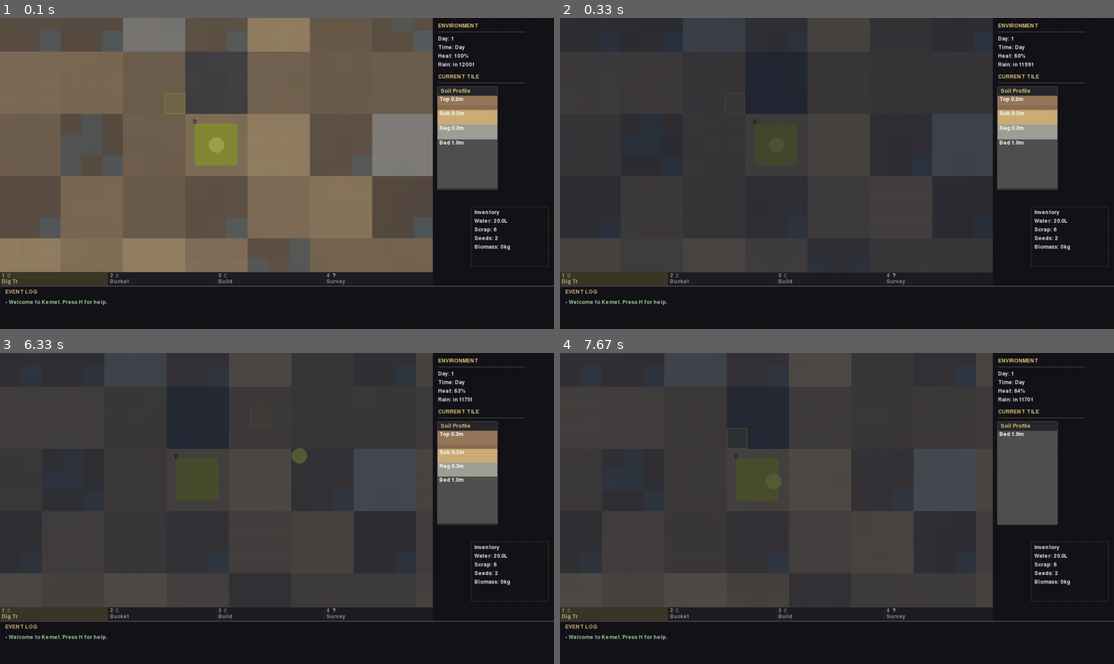
Above: before the commit, frames 1-4 (two rows, left to right).
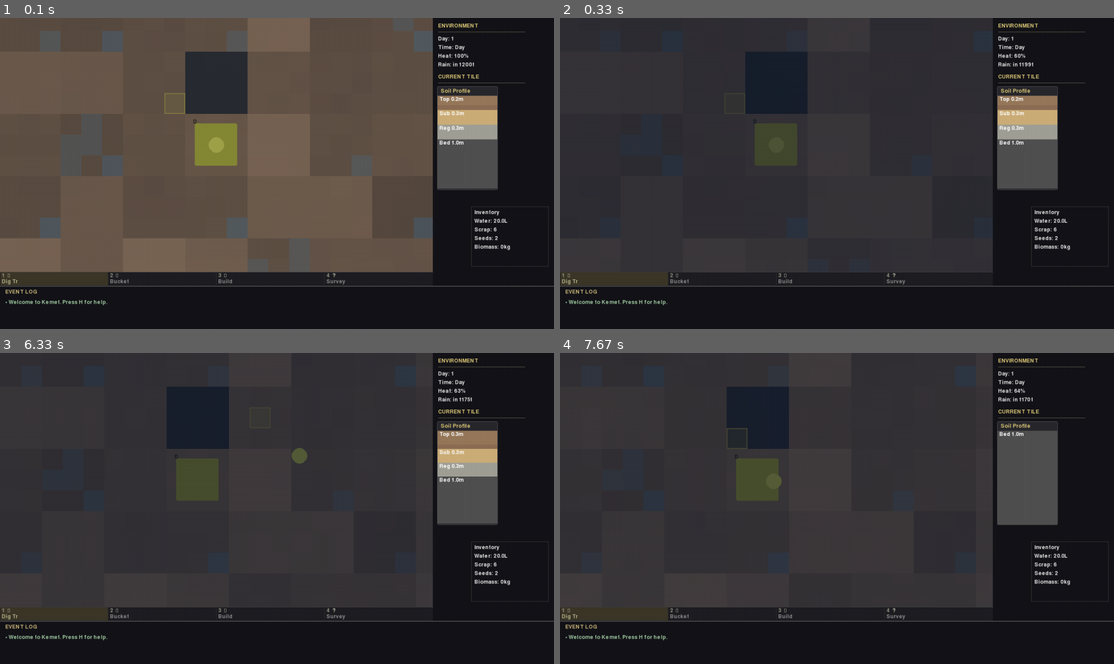
Above: after the commit, the same moments.

Repository: TimPasquini/Kemet
Game: pygame game, started from pygame_runner.py
Same seed, same stepped clock (60 frames per second), same inputs: the game is played once before the commit and once after it.
Inputs:
- Up to frame 1 (0.1 s): no input
- Up to frame 2 (0.33 s): no input
- Up to frame 3 (6.33 s): hold D 0.33-0.8 s; hold W 0.83-1.13 s; hold D 1.17-1.63 s; hold A 1.67-2.2 s; hold S 2.23-2.53 s; hold A 2.57-2.97 s; hold W 3-3.37 s; hold D 3.4-4.03 s; hold S 4.07-4.43 s; hold A 4.47-4.93 s; hold D 4.97-5.43 s; hold W 5.47-5.77 s; hold D 5.8-6.27 s; hold A from 6.3 s (still down)
- Up to frame 4 (7.67 s): release A at 6.83 s; hold S 6.87-7.17 s; hold A 7.2-7.6 s; hold W from 7.63 s (still down)

The runs differ from the first frame. In frame 1, 14% of the frame differs, in the area x 0-79%, y 0-82%; in frame 2, less than 0.1%; in frame 3, 2.0%; in frame 4, 2.1%.

Commit message:
refactor: Implement computed appearance system (Unified Layer Phase 1)
- Add surface_state.py with SurfaceAppearance and compute_surface_appearance()
- Remove SubSquare.biome field - visuals now computed from terrain/water/organics
- Update color_for_subsquare() to use computed appearance instead of stored biome
- Remove biome-setting code from mapgen.py (Tile.__post_init__, set_all_biomes)
- Add unified water access helpers (get_tile_total_water, etc.)

The appearance system computes visual state from:
- Exposed material (from terrain column)
- Surface water amount (tints toward blue)
- Organics layer depth (blends toward humus color)

Future factors planned: humidity, neighbors, structures

🤖 Generated with [Claude Code](https://claude.com/claude-code)

Co-Authored-By: Claude Opus 4.5 <noreply@anthropic.com>

Diff:
--- a/mapgen.py
+++ b/mapgen.py
@@ -37,9 +37,14 @@
 
 @dataclass
 class TileType:
-    """Definition of a biome/tile type with its properties."""
+    """Simulation properties for a tile type.
+
+    Tile types define how tiles behave in simulation (evaporation, water
+    capacity). Visual rendering is handled separately via surface_state.py
+    based on terrain materials and environmental factors.
+    """
     name: str
-    char: str       # ASCII character for text rendering
+    char: str       # ASCII character for text rendering (debug)
     evap: int       # Base evaporation rate
     capacity: int   # Water holding capacity
     retention: int  # Water retention percentage
@@ -60,12 +65,8 @@
 # Tile Class
 # =============================================================================
 
-def _create_default_subgrid(biome: str = "flat") -> List[List[SubSquare]]:
-    """Create a 3x3 subgrid with slight elevation variation.
-
-    Args:
-        biome: Initial biome for all sub-squares (inherited from tile during generation)
-    """
+def _create_default_subgrid() -> List[List[SubSquare]]:
+    """Create a 3x3 subgrid with slight elevation variation."""
     subgrid = []
     for sx in range(SUBGRID_SIZE):
         row = []
@@ -73,7 +74,7 @@
             # Small random elevation offset to create micro-terrain
             # Range: -0.05 to +0.05 meters
             offset = random.uniform(-0.05, 0.05)
-            row.append(SubSquare(biome=biome, elevation_offset=offset))
+            row.append(SubSquare(elevation_offset=offset))
         subgrid.append(row)
     return subgrid
 
@@ -87,11 +88,11 @@
     The subgrid allows water to flow at higher resolution and enables
     buildings to span partial tiles.
 
-    Note: `kind` is kept for backwards compatibility and represents the
-    "dominant" biome for simulation purposes. Individual sub-squares have
-    their own biome which can vary within the tile.
-    """
-    kind: str                           # Dominant biome (for simulation compatibility)
+    The `kind` field determines simulation properties (evaporation rate,
+    water capacity) via TILE_TYPES lookup. Visual rendering is computed
+    from terrain materials and environmental state via surface_state.py.
+    """
+    kind: str                           # Tile type for simulation (evap, capacity, etc.)
     terrain: TerrainColumn              # Soil layers and elevation
     water: WaterColumn                  # Water storage
     surface: SurfaceTraits              # Surface features (trench, etc.)
@@ -100,13 +101,6 @@
     moisture_history: List[int] = field(default_factory=list)
     subgrid: List[List[SubSquare]] = field(default_factory=_create_default_subgrid)
 
-    def __post_init__(self):
-        """Initialize sub-square biomes to match tile's dominant biome."""
-        for row in self.subgrid:
-            for subsquare in row:
-                if subsquare.biome == "flat":  # Only if still default
-                    subsquare.biome = self.kind
-
     @property
     def elevation(self) -> float:
         """Surface elevation in meters."""
@@ -134,13 +128,6 @@
     def get_subsquare_elevation(self, local_x: int, local_y: int) -> float:
         """Get absolute elevation of a subsquare in meters."""
         return self.elevation + self.subgrid[local_x][local_y].elevation_offset
-
-    def set_all_biomes(self, biome: str) -> None:
-        """Set the biome for all sub-squares in this tile."""
-        self.kind = biome
-        for row in self.subgrid:
-            for subsquare in row:
-                subsquare.biome = biome
 
 
 # =============================================================================
--- a/render/colors.py
+++ b/render/colors.py
@@ -5,6 +5,7 @@
 from typing import TYPE_CHECKING, Tuple, cast
 
 from ground import MATERIAL_LIBRARY
+from surface_state import compute_surface_appearance
 from config import (
     BIOME_COLORS,
     ELEVATION_BRIGHTNESS_MIN,
@@ -15,6 +16,7 @@
 
 if TYPE_CHECKING:
     from main import GameState
+    from subgrid import SubSquare
 
 Color = Tuple[int, int, int]
 
@@ -82,27 +84,27 @@
 
 
 def color_for_subsquare(
-    biome: str,
+    subsquare: "SubSquare",
     subsquare_elevation: float,
     tile,
     elevation_range: Tuple[float, float]
 ) -> Color:
-    """Calculate the display color for a sub-square based on its biome.
+    """Calculate the display color for a sub-square from computed appearance.
+
+    The appearance is computed from environmental factors (exposed material,
+    water state, organics) rather than a stored biome string.
 
     Args:
-        biome: The sub-square's biome type
+        subsquare: The sub-square to render
         subsquare_elevation: Absolute elevation of the sub-square
-        tile: Parent tile (for material blending)
+        tile: Parent tile (for terrain data if no override)
         elevation_range: (min, max) elevation for brightness scaling
     """
-    # Start with biome base color
-    base_color = BIOME_COLORS.get(biome, (200, 200, 200))
+    # Compute appearance from environmental factors
+    appearance = compute_surface_appearance(subsquare, tile)
 
-    # Blend with surface material color from parent tile
-    material_color = get_surface_material_color(tile)
-    if material_color:
-        weight = ORGANICS_BLEND_WEIGHT if tile.terrain.organics_depth > 0 else MATERIAL_BLEND_WEIGHT
-        base_color = blend_colors(base_color, material_color, weight)
+    # Start with computed base color
+    base_color = appearance.display_color
 
     # Apply elevation-based brightness
     min_elev, max_elev = elevation_range
--- a/render/map.py
+++ b/render/map.py
@@ -86,9 +86,9 @@
             tile = state.tiles[tile_x][tile_y]
             subsquare = tile.subgrid[local_x][local_y]
 
-            # Get color based on sub-square's biome
+            # Get color from computed appearance (based on material, water, organics)
             sub_elevation = tile.get_subsquare_elevation(local_x, local_y)
-            color = color_for_subsquare(subsquare.biome, sub_elevation, tile, elevation_range)
+            color = color_for_subsquare(subsquare, sub_elevation, tile, elevation_range)
 
             # Convert sub-square position to viewport position
             world_x, world_y = camera.subsquare_to_world(sub_x, sub_y)
--- a/subgrid.py
+++ b/subgrid.py
@@ -21,7 +21,6 @@
     """A single sub-square within a tile.
 
     Attributes:
-        biome: Surface biome type (e.g., "dune", "flat", "wadi", "rock", "salt")
         elevation_offset: Height relative to tile base elevation (enables slopes within tile)
         surface_water: Water pooled on this sub-square (in same units as tile water)
         structure_id: Reference to structure occupying this sub-square, if any
@@ -30,10 +29,9 @@
             When None, the sub-square inherits terrain from its parent tile.
             When set, this sub-square has been modified independently.
 
-    Biome is a surface trait influenced by but independent from the underlying
-    simulation tile. This allows terrain features to vary within a tile.
-    """
-    biome: str = "flat"
+    Visual appearance is computed from environmental factors (exposed material,
+    water state, organics) via surface_state.compute_surface_appearance().
+    """
     elevation_offset: float = 0.0
     surface_water: int = 0
     structure_id: Optional[int] = None
--- /dev/null
+++ b/surface_state.py
@@ -0,0 +1,239 @@
+"""Surface state computation for visual rendering.
+
+This module computes the visual appearance of sub-squares from environmental
+factors. The "appearance" represents what the player sees - determined by:
+
+Current factors:
+- Exposed material (from terrain column)
+- Surface water presence
+
+Future factors (to be added):
+- Water type (fresh, brackish, stagnant)
+- Organics volume
+- Humidity/moisture history
+- Player structures
+- Neighboring tile states
+
+The appearance drives:
+- Base color selection
+- Future: texture patterns, layered rendering
+"""
+from __future__ import annotations
+
+from dataclasses import dataclass
+from typing import TYPE_CHECKING, Tuple, Optional
+
+from ground import MATERIAL_LIBRARY, SoilLayer
+
+if TYPE_CHECKING:
+    from subgrid import SubSquare
+    from mapgen import Tile
+
+Color = Tuple[int, int, int]
+
+
+# =============================================================================
+# Appearance Types
+# =============================================================================
+
+# Base appearance types derived from materials
+# These replace the old biome strings but are computed, not stored
+APPEARANCE_TYPES = {
+    # Material-based appearances
+    "bedrock": {"base_color": (80, 80, 80), "pattern": None},
+    "rock": {"base_color": (120, 120, 110), "pattern": None},
+    "gravel": {"base_color": (160, 160, 150), "pattern": "speckled"},
+    "sand": {"base_color": (204, 174, 120), "pattern": "drifts"},
+    "dirt": {"base_color": (150, 120, 90), "pattern": None},
+    "clay": {"base_color": (120, 100, 80), "pattern": None},
+    "silt": {"base_color": (140, 110, 85), "pattern": None},
+    "humus": {"base_color": (60, 50, 40), "pattern": None},
+
+    # State-modified appearances (future expansion)
+    "wet_sand": {"base_color": (180, 150, 100), "pattern": "drifts"},
+    "muddy": {"base_color": (100, 80, 60), "pattern": None},
+    "flooded": {"base_color": (80, 120, 160), "pattern": "ripples"},
+    "vegetated": {"base_color": (80, 120, 60), "pattern": "grass"},
+}
+
+# Fallback for unknown types
+DEFAULT_APPEARANCE = {"base_color": (150, 120, 90), "pattern": None}
+
+
+@dataclass
+class SurfaceAppearance:
+    """Computed visual state of a sub-square.
+
+    This is computed from environmental factors, not stored.
+    """
+    appearance_type: str          # Key into APPEARANCE_TYPES
+    base_color: Color             # RGB color for rendering
+    pattern: Optional[str]        # Future: texture pattern hint
+    water_tint: float = 0.0       # 0-1, amount of water color blending
+    brightness_mod: float = 1.0   # Multiplier for elevation-based lighting
+
+    @property
+    def display_color(self) -> Color:
+        """Get the final color for rendering (before elevation brightness)."""
+        if self.water_tint > 0:
+            # Blend with water blue
+            water_color = (60, 120, 180)
+            r = int(self.base_color[0] * (1 - self.water_tint) + water_color[0] * self.water_tint)
+            g = int(self.base_color[1] * (1 - self.water_tint) + water_color[1] * self.water_tint)
+            b = int(self.base_color[2] * (1 - self.water_tint) + water_color[2] * self.water_tint)
+            return (r, g, b)
+        return self.base_color
+
+
+# =============================================================================
+# Appearance Computation
+# =============================================================================
+
+def compute_surface_appearance(
+    subsquare: "SubSquare",
+    tile: "Tile",
+) -> SurfaceAppearance:
+    """Compute the visual appearance of a sub-square from environmental factors.
+
+    Args:
+        subsquare: The sub-square to compute appearance for
+        tile: Parent tile (for terrain data if no override)
+
+    Returns:
+        SurfaceAppearance with computed visual state
+    """
+    from subgrid import get_subsquare_terrain
+
+    # Get effective terrain (sub-square override or tile terrain)
+    terrain = get_subsquare_terrain(subsquare, tile.terrain)
+
+    # Determine base appearance from exposed material
+    exposed_layer = terrain.get_exposed_layer()
+    material_name = terrain.get_layer_material(exposed_layer)
+
+    # Get appearance properties
+    appearance_data = APPEARANCE_TYPES.get(material_name, DEFAULT_APPEARANCE)
+    base_color = appearance_data["base_color"]
+    pattern = appearance_data.get("pattern")
+    appearance_type = material_name
+
+    # Modify based on surface water
+    water_tint = 0.0
+    if subsquare.surface_water > 0:
+        # Light tint for small amounts, stronger for more water
+        if subsquare.surface_water > 50:
+            water_tint = 0.4
+            appearance_type = "flooded"
+        elif subsquare.surface_water > 20:
+            water_tint = 0.25
+        elif subsquare.surface_water > 5:
+            water_tint = 0.1
+
+    # Future: modify based on organics layer depth
+    if terrain.organics_depth > 0:
+        # Blend toward humus color based on organics depth
+        organics_factor = min(terrain.organics_depth / 10.0, 1.0)  # Max at 1m depth
+        humus_color = MATERIAL_LIBRARY["humus"].display_color
+        r = int(base_color[0] * (1 - organics_factor * 0.6) + humus_color[0] * organics_factor * 0.6)
+        g = int(base_color[1] * (1 - organics_factor * 0.6) + humus_color[1] * organics_factor * 0.6)
+        b = int(base_color[2] * (1 - organics_factor * 0.6) + humus_color[2] * organics_factor * 0.6)
+        base_color = (r, g, b)
+        if organics_factor > 0.3:
+            appearance_type = "vegetated" if organics_factor > 0.6 else material_name
+
+    # Future hooks for additional factors:
+    # - Humidity state (from atmosphere layer)
+    # - Neighboring tile influence
+    # - Structure presence
+    # - Water type (if different water types are added)
+
+    return SurfaceAppearance(
+        appearance_type=appearance_type,
+        base_color=base_color,
+        pattern=pattern,
+        water_tint=water_tint,
+    )
+
+
+def get_appearance_color(
+    subsquare: "SubSquare",
+    tile: "Tile",
+) -> Color:
+    """Convenience function to get just the display color for a sub-square.
+
+    Use this in rendering when you only need the color, not full appearance data.
+    """
+    appearance = compute_surface_appearance(subsquare, tile)
+    return appearance.display_color
+
+
+# =============================================================================
+# Legacy Compatibility
+# =============================================================================
+
+# Map old biome names to closest material/appearance type
+# Used during transition from stored biome to computed appearance
+LEGACY_BIOME_MAP = {
+    "dune": "sand",
+    "flat": "dirt",
+    "wadi": "silt",
+    "rock": "rock",
+    "salt": "sand",  # Salt flats are sandy with mineral deposits
+}
+
+
+def biome_to_appearance_type(biome: str) -> str:
+    """Convert legacy biome name to appearance type.
+
+    Used during transition period for backwards compatibility.
+    """
+    return LEGACY_BIOME_MAP.get(biome, "dirt")
+
+
+# =============================================================================
+# Unified Water Access
+# =============================================================================
+
+def get_subsquare_total_water(subsquare: "SubSquare", tile: "Tile") -> int:
+    """Get total water associated with a sub-square.
+
+    Combines surface water (per sub-square) with a proportional share of
+    the tile's subsurface water.
+
+    Args:
+        subsquare: The sub-square to query
+        tile: Parent tile (for subsurface water)
+
+    Returns:
+        Total water amount in units (surface + subsurface share)
+    """
+    # Surface water is stored per sub-square
+    surface = subsquare.surface_water
+
+    # Subsurface water is shared across the tile (9 sub-squares)
+    # Each sub-square gets 1/9 of the subsurface water
+    subsurface = tile.water.total_subsurface_water() // 9
+
+    return surface + subsurface
+
+
+def get_subsquare_surface_water(subsquare: "SubSquare") -> int:
+    """Get surface water for a sub-square.
+
+    Simple accessor for consistency with unified water access pattern.
+    """
+    return subsquare.surface_water
+
+
+def get_tile_total_water(tile: "Tile") -> int:
+    """Get total water for a tile (all sub-squares + subsurface).
+
+    Args:
+        tile: The tile to query
+
+    Returns:
+        Total water in units (all surface + all subsurface)
+    """
+    surface = sum(ss.surface_water for row in tile.subgrid for ss in row)
+    subsurface = tile.water.total_subsurface_water()
+    return surface + subsurface
Not shown, changed: claude-in-progress.md
Not shown, changed: claude.md
